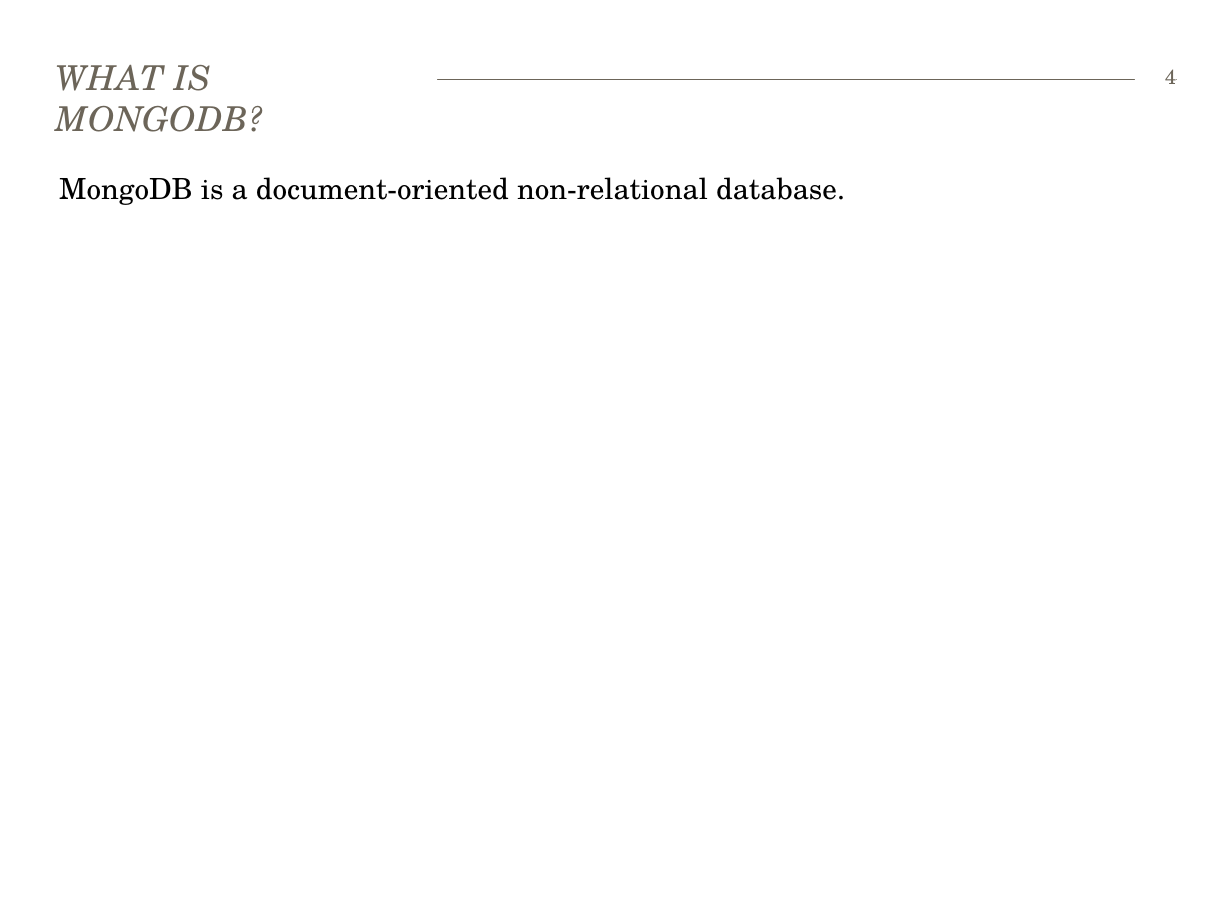
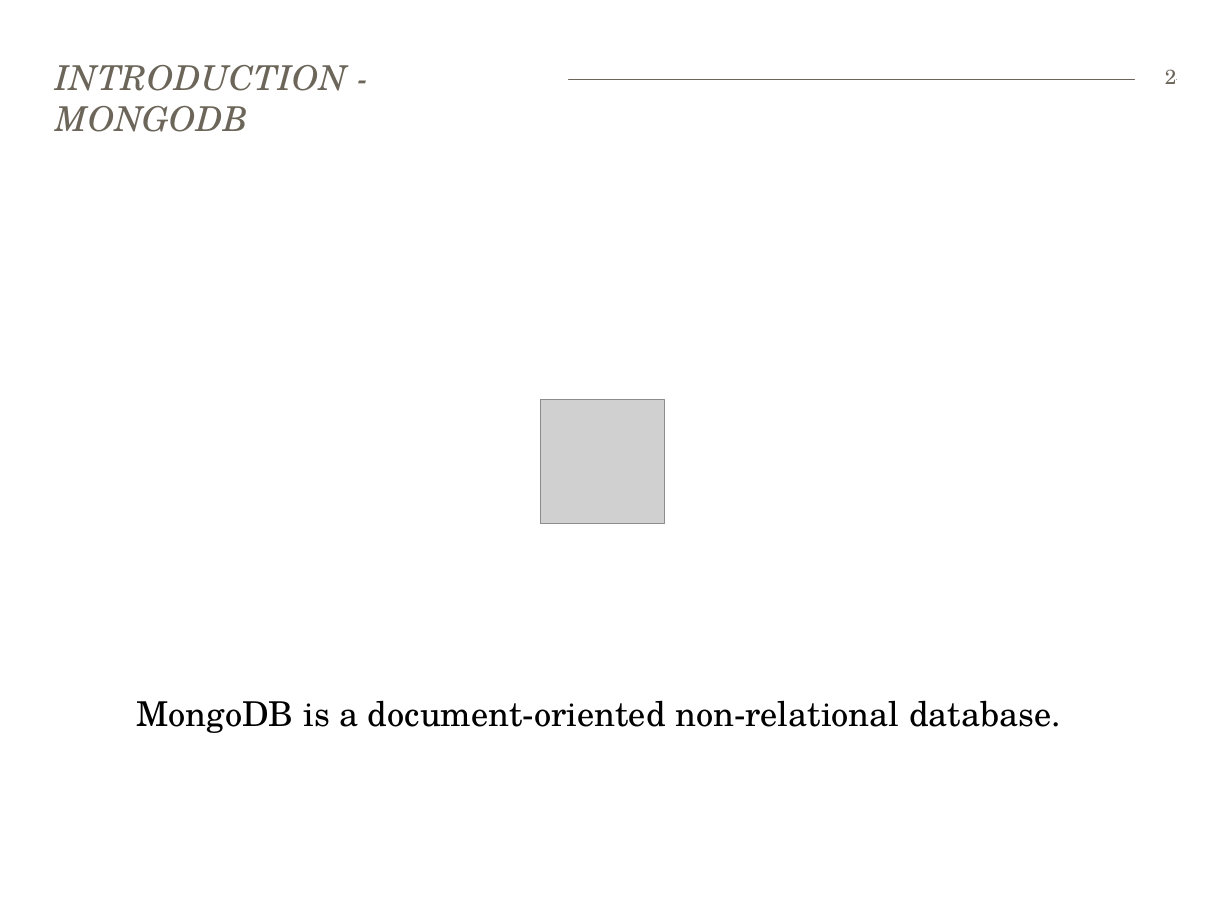
Before and after one commit to bekkopen/databasekurs, a slide deck: slide 2 of mongodb/mongodb-slides.pptx (slide 4 before the commit). Drawn at 1232x924 pixels with LibreOffice and Linux fonts; fonts in the diff are those of the drawing; grey boxes stand for pictures. Boxes give left, top, right and bottom in pixels: in the first picture for what was removed or moved away, otherwise in the second. Text is boxed around its words. In the diff, an @@ line names an element or a change of style, - is before the commit and + after.

Commit message:
Rettet litt i mongo-presentasjonen

```diff
--- a/mongodb/mongodb-slides.pptx
+++ b/mongodb/mongodb-slides.pptx
@@ title at bbox=[56, 65, 348, 132]: text changed @@
-WHAT IS MONGODB?
+INTRODUCTION - MONGODB
@@ page number at bbox=[1165, 69, 1176, 84]: text changed @@
-4
+2
@@ picture added at bbox=[540, 399, 664, 524] @@
@@ text "MongoDB is a document-oriented non-relational ...": place and size @@
-text "MongoDB is a document-oriented non-relational ..." at bbox=[59, 177, 845, 205]
+text "MongoDB is a document-oriented non-relational ..." at bbox=[136, 700, 1061, 733]
@@ text "MongoDB is a document-oriented non-relational ..." at bbox=[136, 700, 1061, 733]: size 17 to 20 pt; line spacing 17pt to 1 @@
```
Also in this commit, not shown: 1 other slide changed, 2 slides removed.
